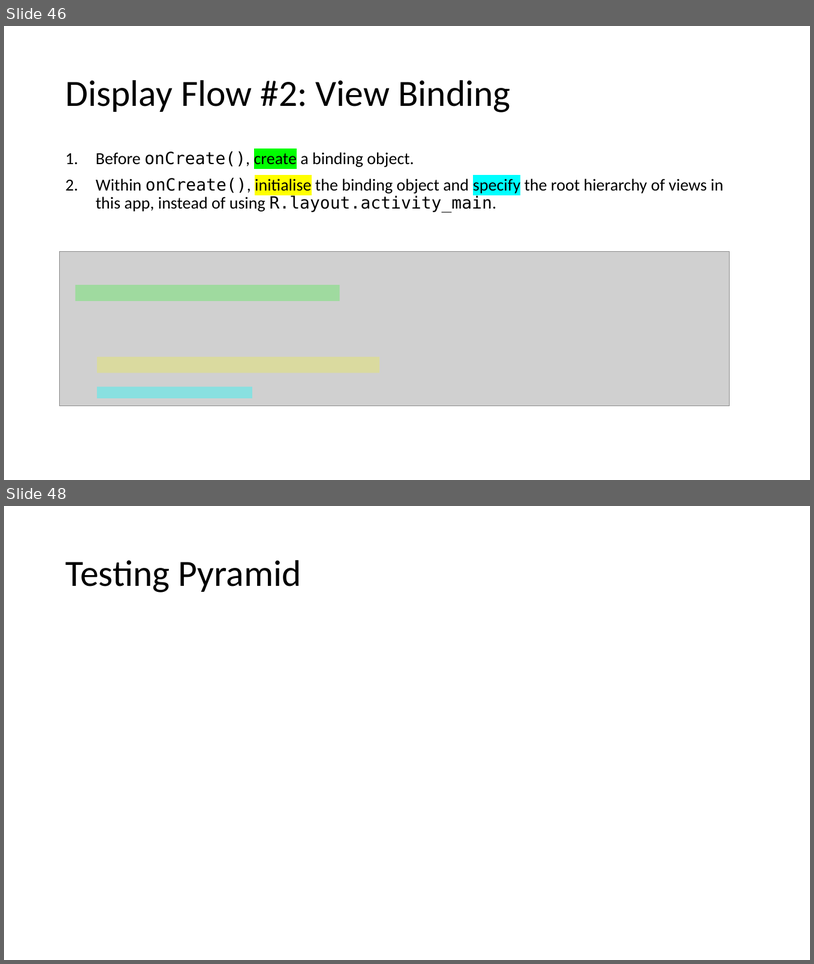
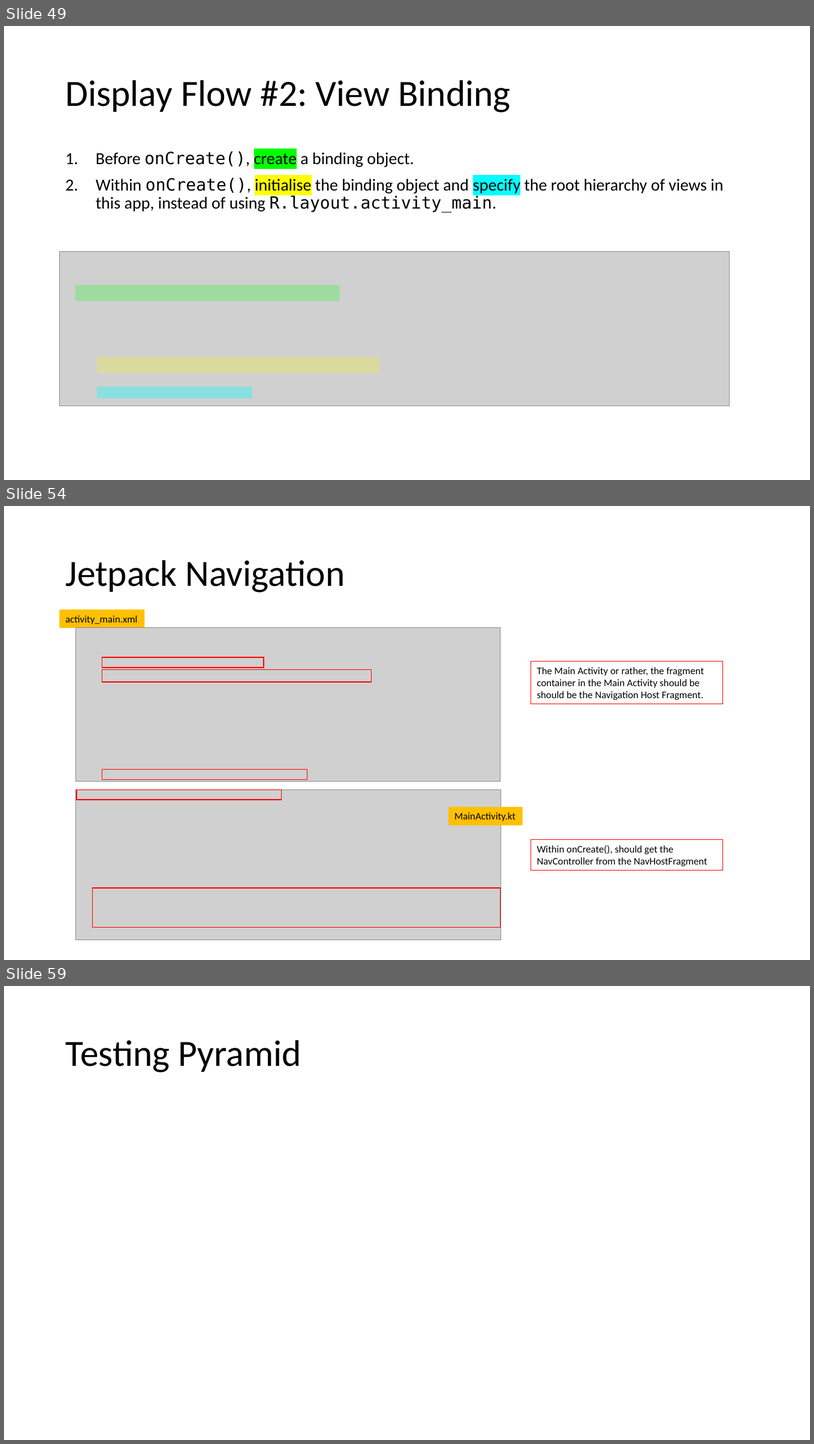
Before and after one commit to joellecorliss/Associate-Android-Developer, a slide deck: Android Basics in Kotlin.pptx. Shown one above the other, each under a label of ours: slides 46 and 48 before the commit, slides 49, 54 and 59 after it; the slides between them are not shown. The pictures are 814x964 and 814x1444 pixels, drawn with LibreOffice and Linux fonts; fonts in the diff are those of the drawing; grey boxes stand for pictures. Boxes give left, top, right and bottom in pixels: in the first picture for what was removed or moved away, otherwise in the second. Text is boxed around its words. In the diff, an @@ line names an element or a change of style, - is before the commit and + after.

```diff
--- a/Android Basics in Kotlin.pptx
+++ b/Android Basics in Kotlin.pptx
@@ slide 54 added at <box>4,506,810,960</box>, background #FFFFFF @@
@@ title added at <box>65,560,345,592</box>, 44 pt, text #000000 @@
+Jetpack Navigation
@@ rectangle added at <box>60,609,145,628</box>, fill #FFC000, 12 pt, text #000000 @@
+activity_main.xml
@@ picture added at <box>76,627,501,781</box> @@
@@ rectangle added at <box>102,657,264,667</box>, outline #FF0000 1 pt @@
@@ rectangle added at <box>531,661,723,705</box>, outline #FF0000 0.75 pt, 12 pt, text #000000 @@
+The Main Activity or rather, the fragment container in the Main Activity should be should be the Navigation Host Fragment.
@@ rectangle added at <box>102,669,371,681</box>, outline #FF0000 1 pt @@
@@ rectangle added at <box>102,769,307,780</box>, outline #FF0000 1 pt @@
@@ picture added at <box>76,790,501,940</box> @@
@@ rectangle added at <box>77,790,282,800</box>, outline #FF0000 1 pt @@
@@ rectangle added at <box>449,807,523,825</box>, fill #FFC000, 12 pt, text #000000 @@
+MainActivity.kt
@@ rectangle added at <box>531,840,723,870</box>, outline #FF0000 0.75 pt, 12 pt, text #000000 @@
+Within onCreate(), should get the NavController from the NavHostFragment
@@ rectangle added at <box>92,888,501,927</box>, outline #FF0000 1 pt @@
@@ what was slide 46 is now slide 49 @@
@@ what was slide 48 is now slide 59 @@
```
Also in this commit, not shown: 5 slides changed, 13 other slides added, 5 other files.
